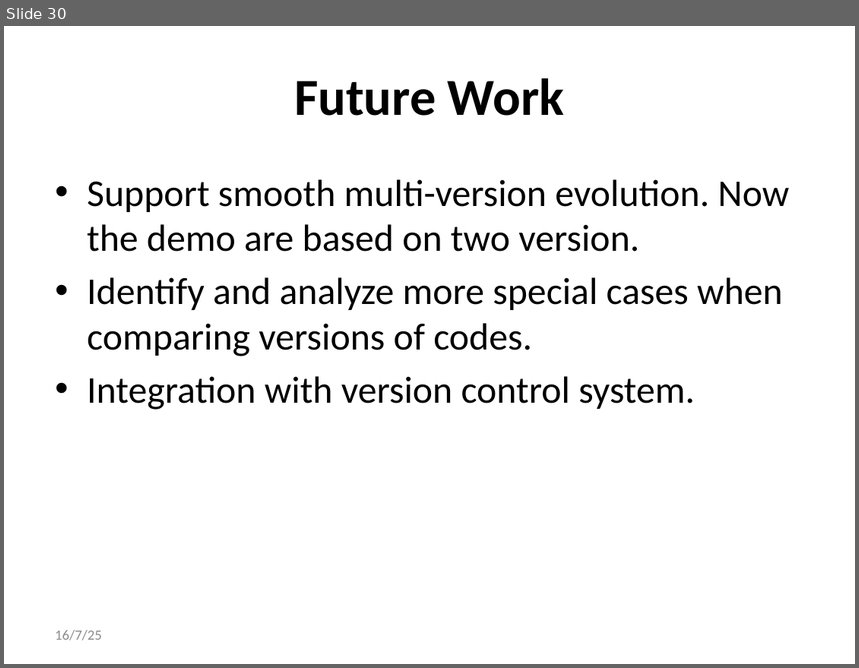
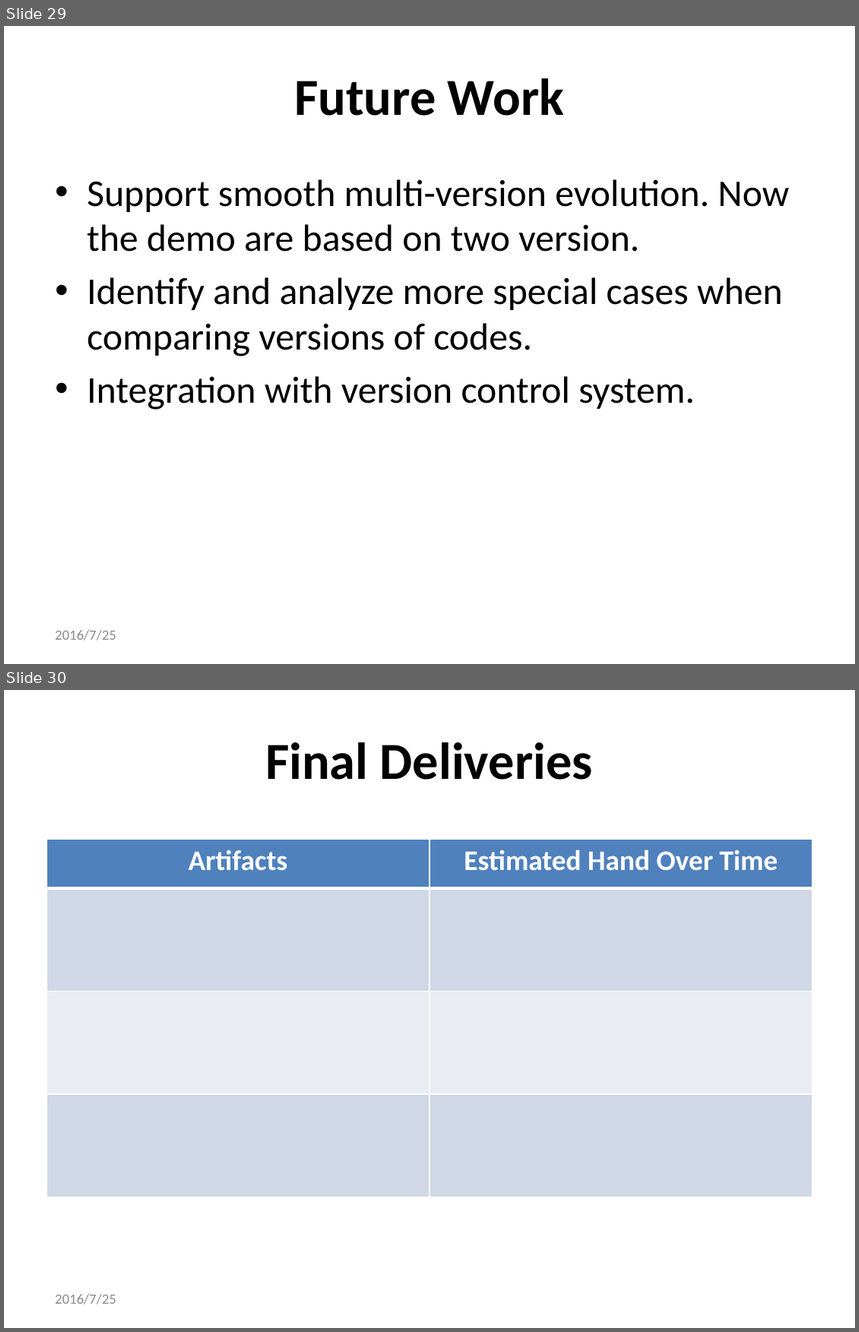
Before and after one commit to qwordy/IUT, a slide deck: doc/Final Presentation/Incremental_Unit_Testing-20160725-v2.pptx. Shown one above the other, each under a label of ours: slide 30 before the commit, slides 29 and 30 after it. The pictures are 859x668 and 859x1332 pixels, drawn with LibreOffice and Linux fonts; fonts in the diff are those of the drawing. Boxes give left, top, right and bottom in pixels: in the first picture for what was removed or moved away, otherwise in the second. Text is boxed around its words. In the diff, an @@ line names an element or a change of style, - is before the commit and + after.

```diff
--- a/doc/Final Presentation/Incremental_Unit_Testing-20160725-v2.pptx
+++ b/doc/Final Presentation/Incremental_Unit_Testing-20160725-v2.pptx
@@ slide 30 added at (x1=4, y1=690, x2=855, y2=1328), background #FFFFFF @@
@@ title added at (x1=265, y1=742, x2=593, y2=780), 44 pt, text #000000, bold @@
+Final Deliveries
@@ table added at (x1=47, y1=839, x2=813, y2=1198), 4 rows, 2 columns @@
+Artifacts | Estimated Hand Over Time
+ | 
+ | 
+ | 
@@ text added at (x1=55, y1=1294, x2=116, y2=1305), 12 pt, text #8C8C8C @@
+2016/7/25
@@ what was slide 30 is now slide 29 @@
@@ slide 29 changed as well @@
@@ text at (x1=55, y1=630, x2=116, y2=641): text changed @@
-16/7/25
+2016/7/25
```
Also in this commit, not shown: 29 other slides changed, 1 other slide added, 2 slides removed.
